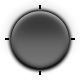
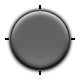
Two versions of the same layered image (80x80). Layer-by-layer changes:
hid "Layer 6" over [1, 0, 80, 60]
